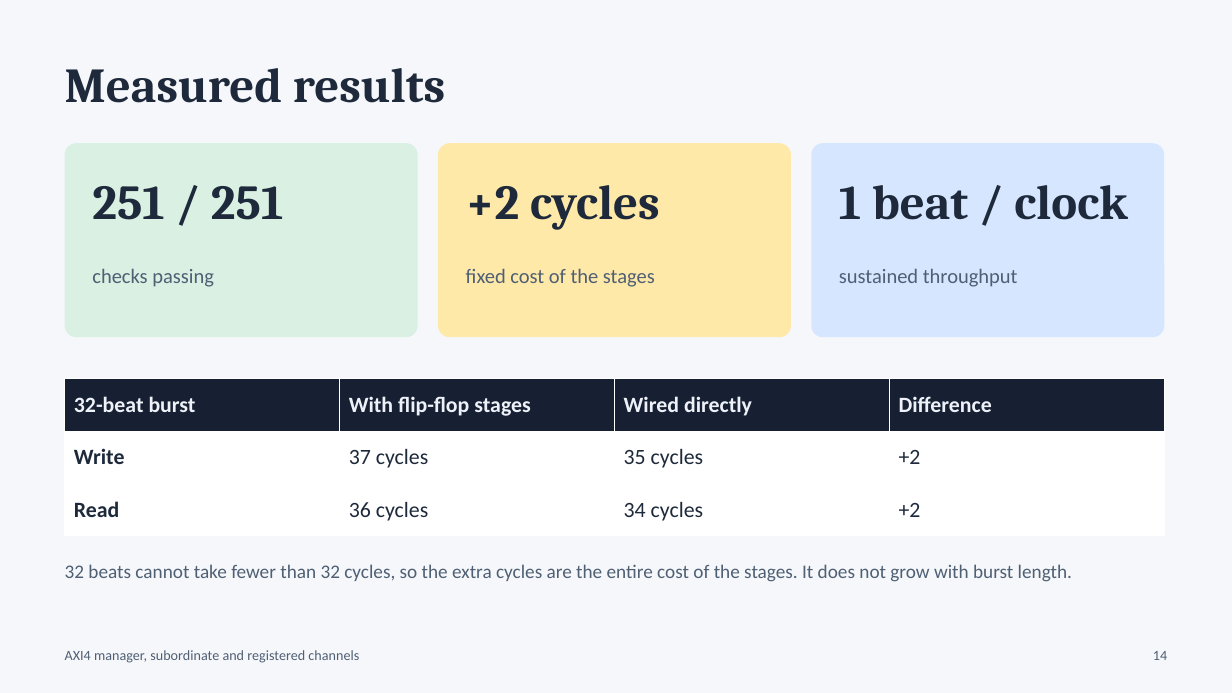
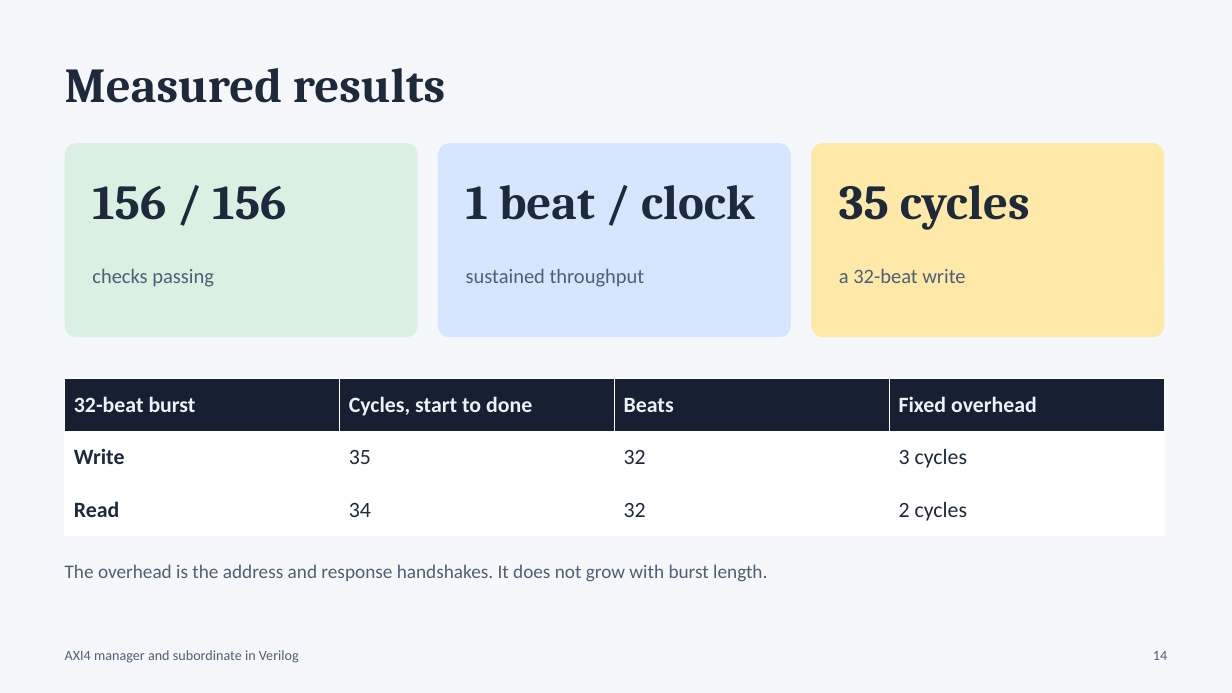
Before and after one commit to Moksha2709/Axi4_FPGA_Implementation, a slide deck: slide 14 of docs/AXI4_Viva_Presentation.pptx. Drawn at 1232x693 pixels with LibreOffice and Linux fonts; fonts in the diff are those of the drawing. Boxes give left, top, right and bottom in pixels: in the first picture for what was removed or moved away, otherwise in the second. Text is boxed around its words. In the diff, an @@ line names an element or a change of style, - is before the commit and + after.

Commit message:
Bare AXI4: remove register stages, error checks and extra host signals; regenerate diagram, waveforms and presentation

```diff
--- a/docs/AXI4_Viva_Presentation.pptx
+++ b/docs/AXI4_Viva_Presentation.pptx
@@ rounded rectangle at [438,143,791,337]: fill #FFE9A8 to #D6E6FF @@
@@ rounded rectangle at [811,143,1165,337]: fill #D6E6FF to #FFE9A8 @@
@@ text at [92,186,286,220]: text changed @@
-251 / 251
+156 / 156
@@ text at [466,185,755,220]: text changed @@
-+2 cycles
+1 beat / clock
@@ text at [839,185,1030,229]: text changed @@
-1 beat / clock
+35 cycles
@@ text at [466,269,645,287]: text changed @@
-fixed cost of the stages
+sustained throughput
@@ text at [839,268,965,283]: text changed @@
-sustained throughput
+a 32-beat write
@@ table at [65,379,1166,536] @@
-row 1: 32-beat burst | With flip-flop stages | Wired directly | Difference
+row 1: 32-beat burst | Cycles, start to done | Beats | Fixed overhead
-row 2: Write | 37 cycles | 35 cycles | +2
+row 2: Write | 35 | 32 | 3 cycles
-row 3: Read | 36 cycles | 34 cycles | +2
+row 3: Read | 34 | 32 | 2 cycles
@@ text at [65,564,767,582]: text changed @@
-32 beats cannot take fewer than 32 cycles, so the extra cycles are the entire cost of the stages. It does not grow with burst length.
+The overhead is the address and response handshakes. It does not grow with burst length.
@@ text at [65,650,299,663]: text changed @@
-AXI4 manager, subordinate and registered channels
+AXI4 manager and subordinate in Verilog
```
Also in this commit, not shown: 14 other slides changed, 2 slides added, 2 slides removed, 26 other files.
